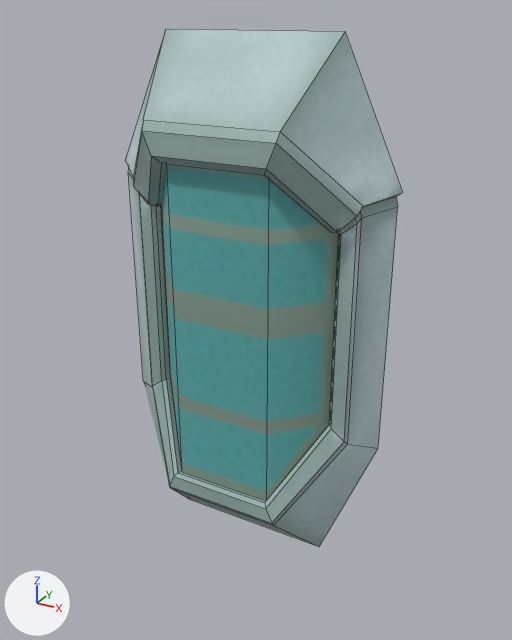
One commit to the FBX model Assets/NewNick/Room_Labyrinth/SM_Cryo_Chamber.fbx: the scene before it, then after it.
Rendered twice from a 50 mm lens placed at (3.81, -6.35, 3.31), pointed at (0.29, 0.05, 0.11). The lights are fixed; the arrows at lower left show +X, +Y and +Z. Mesh edges are drawn as thin lines. Where no turn or scale is listed for an object, it has been applied to the vertices.

Names of what the first picture shows: 'SM_Cryo_Chamber'.
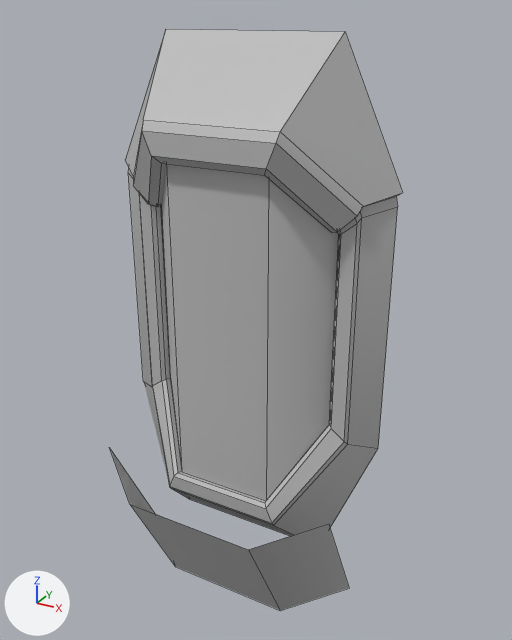
Edits to the bpy script that builds the scene:
```text
Add mat_t_cryotube:
    mat_t_cryotube = principled_material('T_Cryotube')
    mat_t_cryotube.base_color = (0.5, 0.5, 0.5)  # grey #bcbcbc
Add mat_t_cryo_screen:
    mat_t_cryo_screen = principled_material('T_Cryo_Screen')
    mat_t_cryo_screen.base_color = (0.5, 0.5, 0.5)  # grey #bcbcbc
Change me_mesh:
    where me_mesh.from_pydata(...)  # 82 vertices, 66 faces; spans x -1.73..1.73, y -0.44..0.44, z -3.11..3.11
    used by ob_sm_cryo_chamber; location = (0.0, 0.0, 0.0)
    remove me_mesh.materials.append(mat_m_labyrinth_walls)  # picture img_t_labyrinth_walls_base_color_png
    me_mesh part 1: texture (UV) coordinates of 66 of 66 faces, centred in x -1.54..1.54, y -0.44..0.34, z -2.7..2.69, changed; they spanned u 0.01..0.29, v 0.8..1.0 and now span u 0.01..0.97, v 0.01..0.99
    add me_mesh.materials.append(mat_t_cryotube)  # grey #bcbcbc
Add me_mesh_001:
    me_mesh_001.from_pydata([(-0.81, -0.51, 0.4), (-1.51, 0.01, 0.66), (-1.51, 0.83, -0.95), (-0.81, 0.31, -1.21), (0.81, -0.51, 0.4), (0.81, 0.31, -1.21), (1.51, 0.01, 0.66), (1.51, 0.83, -0.95)], [], [(0, 1, 2, 3), (4, 0, 3, 5), (6, 4, 5, 7)])
    me_mesh_001.materials.append(mat_t_cryo_screen)  # grey #bcbcbc
Add ob_sm_cryo_screen:
    ob_sm_cryo_screen = bpy.data.objects.new('SM_Cryo_Screen', me_mesh_001)
    ob_sm_cryo_screen.location = (0.0, -0.56, -2.47)
```

What differs and where, as boxes [x1, y1, x2, y2] in the pictures (512 x 640 px):
'SM_Cryo_Chamber', recoloured, surface changed: [125, 29, 403, 546] in both
'SM_Cryo_Screen', added: after [109, 447, 349, 611]
part 1 of me_mesh, surface changed: before [125, 29, 403, 546]; after [125, 29, 403, 536]
